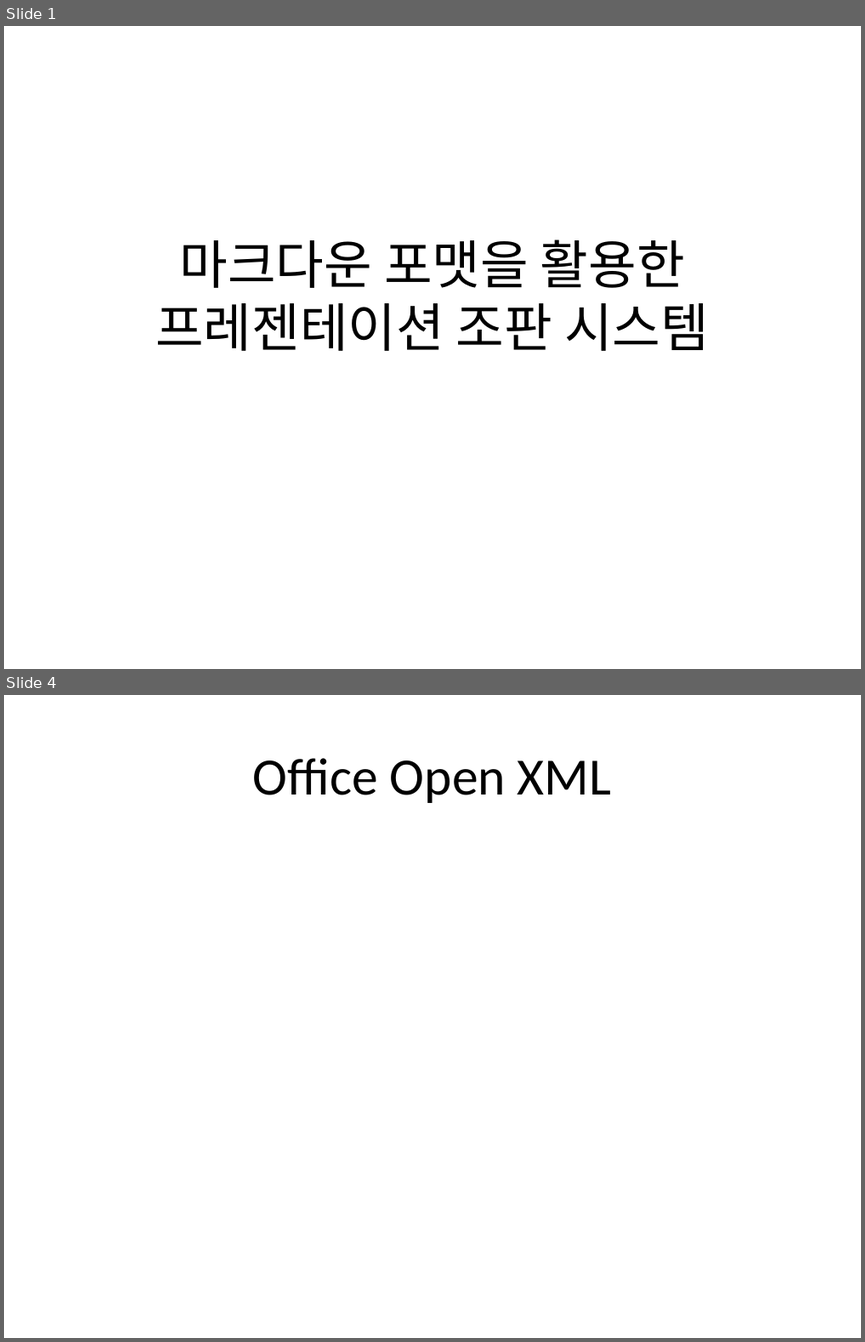
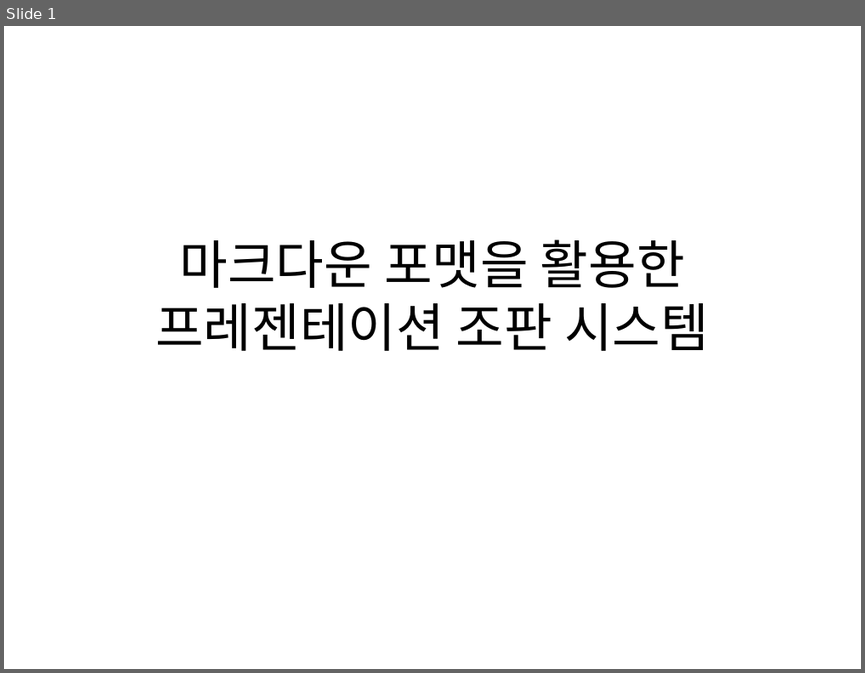
Before and after one commit to meshabber/Inventive-Design-Project-II, a slide deck: docs/11.15/out.pptx. Shown one above the other, each under a label of ours: slides 1 and 4 before the commit, slide 1 after it; the slides between them are not shown. The pictures are 865x1342 and 865x673 pixels, drawn with LibreOffice and Linux fonts; fonts in the diff are those of the drawing. Boxes give left, top, right and bottom in pixels: in the first picture for what was removed or moved away, otherwise in the second. Text is boxed around its words. In the diff, an @@ line names an element or a change of style, - is before the commit and + after.

```diff
--- a/docs/11.15/out.pptx
+++ b/docs/11.15/out.pptx
@@ slide 4 removed at [4, 695, 861, 1338], background #FFFFFF @@
@@ title removed at [253, 758, 611, 803] @@
-Office Open XML
```
Also in this commit, not shown: 3 slides changed, 2 slides added, 1 other slide removed, 7 other files.
